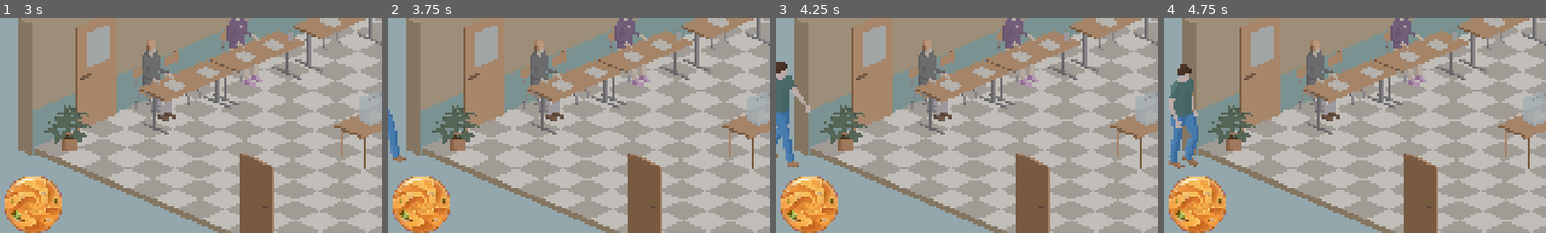
Above: before the commit, frames 1-4 (left to right).
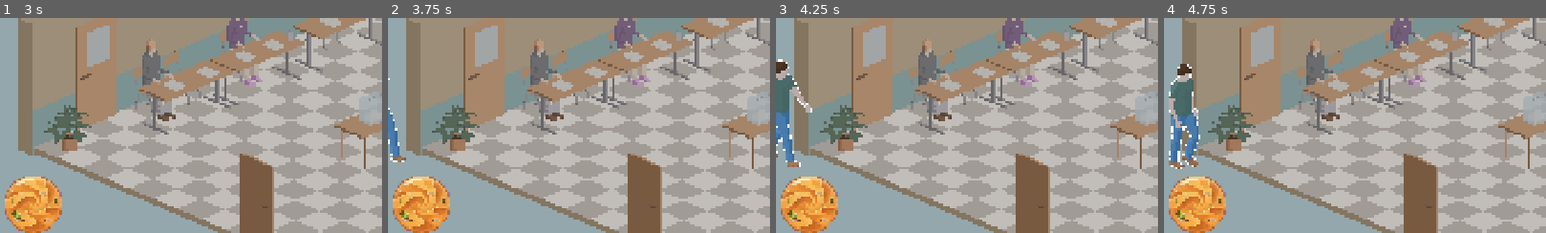
Above: after the commit, the same moments.

Repository: kreativna-blokada/blokadna-glasalica
Game: Godot game, scene res://!project/build/design/scenes/game.tscn
Two runs of this game, one before a commit and one after it. Both use one fixed random seed, a clock stepped at 60 frames per second and the inputs below.
Inputs:
- Up to frame 1 (3 s): tap Enter (ui_accept) at 0.5, 0.77, 1.25, 1.52, 2.75 s; hold A (select) 0.53-1.28 s; hold Right (ui_right) 0.53-2.03 s; tap A (select) at 1.35, 2.3, 2.85 s; tap D (start) at 2 s; hold Left (ui_left) 2.03-2.78 s; hold D (start) 2.03-2.78 s; hold Right (ui_right) from 2.78 s (still down)
- Up to frame 2 (3.75 s): keep holding Right (ui_right); tap Enter (ui_accept) at 3.02 s; tap D (start) at 3.5 s; hold A (select) from 3.53 s (still down)
- Up to frame 3 (4.25 s): keep holding Right (ui_right); keep holding A (select); tap Enter (ui_accept) at 3.77 s
- Up to frame 4 (4.75 s): release Right (ui_right) at 4.28 s; release A (select) at 4.28 s; hold Left (ui_left) from 4.28 s (still down); tap D (start) at 4.35 s; tap Enter (ui_accept) at 4.52 s; tap A (select) at 4.55 s
The pictures show only the part of the screen within x 0-50%, y 33-83%; the shares and areas given below are measured in that part.

Frame 1 is identical in both runs. In frame 2, less than 0.1% of the frame differs, in the area x 0-5%, y 28-68%; in frame 3, 0.2%; in frame 4, 0.4%, in the area x 1-10%, y 21-71%.

Commit message:
Brute-forced outline selection circular votre selection

Diff:
--- a/!project/build/design/scenes/actors/voter.gd
+++ b/!project/build/design/scenes/actors/voter.gd
@@ -52,7 +52,9 @@
 func _ready() -> void:
 	#await get_tree().process_frame
 	##set_vote_stop_target()
-	pass
+
+	#separate the materials to control outlines independently
+	character_sprite.material = character_sprite.material.duplicate()
 
 func _process(_delta: float) -> void:
 	if _is_course_finished or is_waiting or is_queued or vote_stop_target == null:
@@ -65,6 +67,8 @@
 	handle_animations()
 	set_heading()
 	move_and_slide()
+
+	########character_sprite.material.set_shader_parameter("enabled", velocity.length() > 0)
 
 #FUNCTIONS
 #███████╗██╗   ██╗███╗   ██╗ ██████╗████████╗██╗ ██████╗ ███╗   ██╗███████╗
--- a/!project/build/design/scenes/stage.gd
+++ b/!project/build/design/scenes/stage.gd
@@ -14,6 +14,7 @@
 
 var _voters_entering: Array = []
 var _max_voter_queue: int = 4
+var _selected_voter_index: int = -1
 
 #broadcast variables
 var _voters_diversity: int = 0
@@ -50,6 +51,8 @@
 func _unhandled_input(event: InputEvent) -> void:
 	if event.is_action_pressed("start") and _voters_entering.size() > 0:
 		_release_first_voter()
+	if event.is_action_pressed("select"):
+		_select_next_voter()
 
 #FUNCTIONS
 #███████╗██╗   ██╗███╗   ██╗ ██████╗████████╗██╗ ██████╗ ███╗   ██╗███████╗
@@ -170,6 +173,15 @@
 		if spot.is_free():
 			free_spot = spot
 	return free_spot
+
+func _select_next_voter() -> void:
+	var voters: Array = get_tree().get_nodes_in_group("actor")
+	if voters.is_empty():
+		return
+	if _selected_voter_index >= 0 and _selected_voter_index < voters.size():
+		voters[_selected_voter_index].character_sprite.material.set_shader_parameter("enabled", false)
+	_selected_voter_index = (_selected_voter_index + 1) % voters.size()
+	voters[_selected_voter_index].character_sprite.material.set_shader_parameter("enabled", true)
 
 func _on_voters_entering(voter: Voter) -> void:
 	_voters_entering.append(voter)
